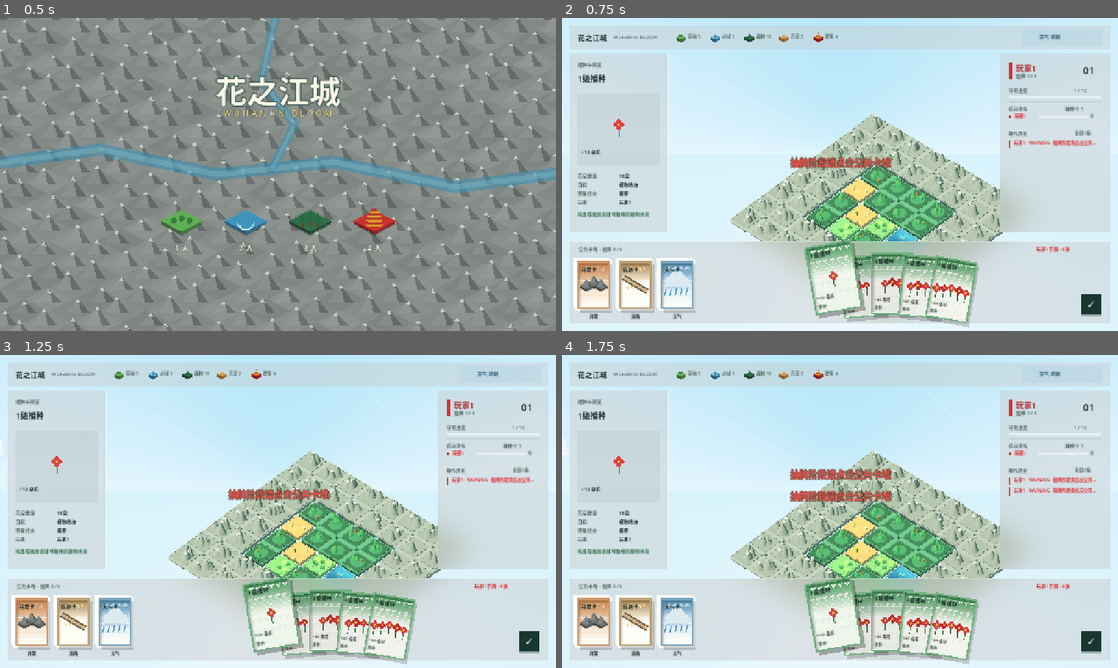
Above: before the commit, frames 1-4 (two rows, left to right).
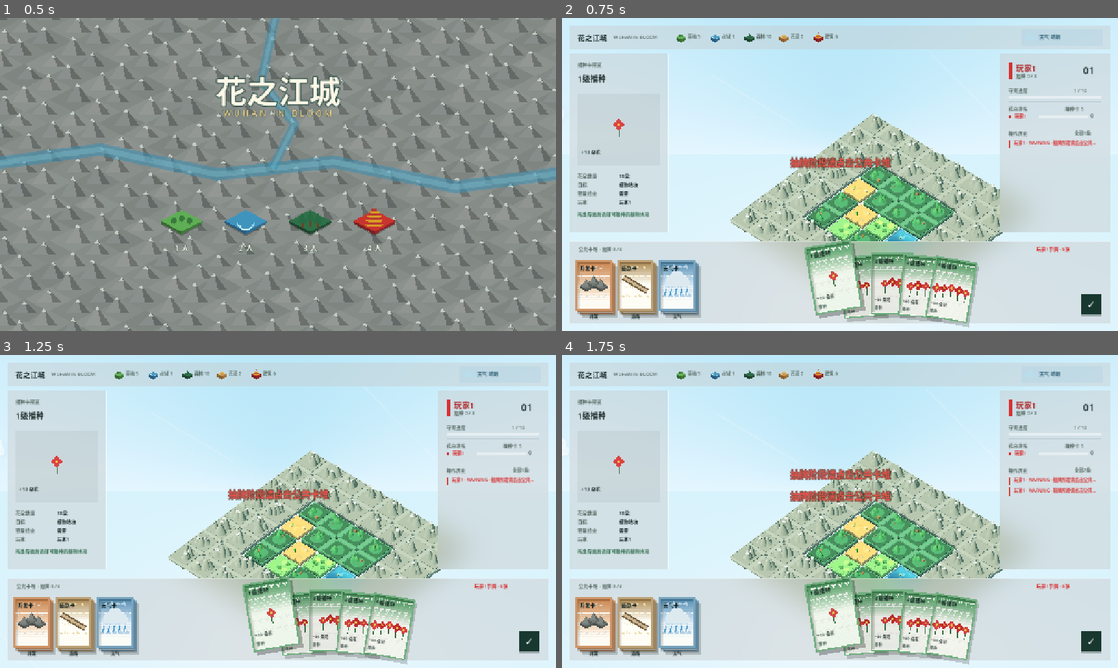
Above: after the commit, the same moments.

Repository: KurtZhang01/growcassonne
Game: Godot game, scene res://scenes/main.tscn
Two runs of this game, one before a commit and one after it. Both use one fixed random seed, a clock stepped at 60 frames per second and the inputs below.
Inputs (mouse positions are in pixels of both pictures, inside the frame that each line leads up to):
- Up to frame 1 (0.5 s): no input
- Up to frame 2 (0.75 s): tap Enter at 0.5 s; move the mouse to (962, 158) at 0.52 s; tap 1 at 0.6 s; click (962, 158) at 0.67 s
- Up to frame 3 (1.25 s): tap Space at 0.77 s
- Up to frame 4 (1.75 s): drag from (728, 527) to (812, 574) at 1.27 s

Frame 1 is identical in both runs. In frame 2, 2.3% of the frame differs, in the area x 2-25%, y 76-96%; in frame 3, 2.3%; in frame 4, 2.3%.

Commit message:
Align public deck card layers

Diff:
--- a/scripts/main3d.gd
+++ b/scripts/main3d.gd
@@ -3753,10 +3753,9 @@
 		var rect = _deck_rect(i, vp)
 		if hovered_deck_index == i and state == S.DRAW_CARDS: rect.position.y -= 4.0
 		for layer in range(2, 0, -1):
-			ui_ctrl.draw_rect(Rect2(rect.position + Vector2(-layer * 3.0, -layer * 3.0), rect.size), Color(1.0, 1.0, 0.98, 0.90), true)
-		# The top card uses the same white paper stock as the two visible cards below it.
-		ui_ctrl.draw_rect(rect, Color(1.0, 1.0, 0.98, 0.98), true)
-		_draw_card_component(cards[i], rect.grow(-3.0), font, ink, muted, ui_preview_mode == "deck" and ui_preview_index == i, 0.0, false)
+			var layer_rect = Rect2(rect.position + Vector2(layer * 4.0, layer * 4.0), rect.size)
+			_draw_card_component(cards[i], layer_rect, font, ink, muted, false, 0.08, false)
+		_draw_card_component(cards[i], rect, font, ink, muted, ui_preview_mode == "deck" and ui_preview_index == i, 0.0, false)
 		if state != S.DRAW_CARDS: ui_ctrl.draw_rect(rect.grow(-4.0), Color(0.20, 0.24, 0.22, 0.16), true)
 		ui_ctrl.draw_string(font, Vector2(rect.position.x, rect.end.y + 18), ["开发", "道路", "天气"][i], HORIZONTAL_ALIGNMENT_CENTER, rect.size.x, 10, ink if state == S.DRAW_CARDS else muted)
 
